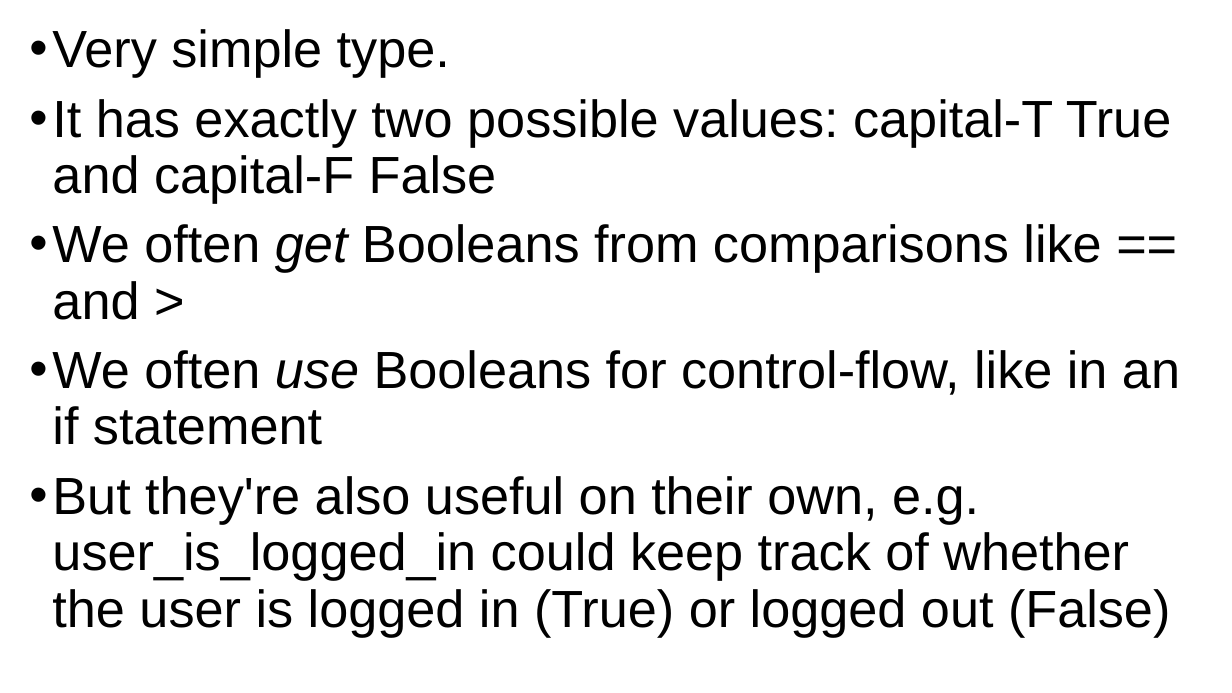
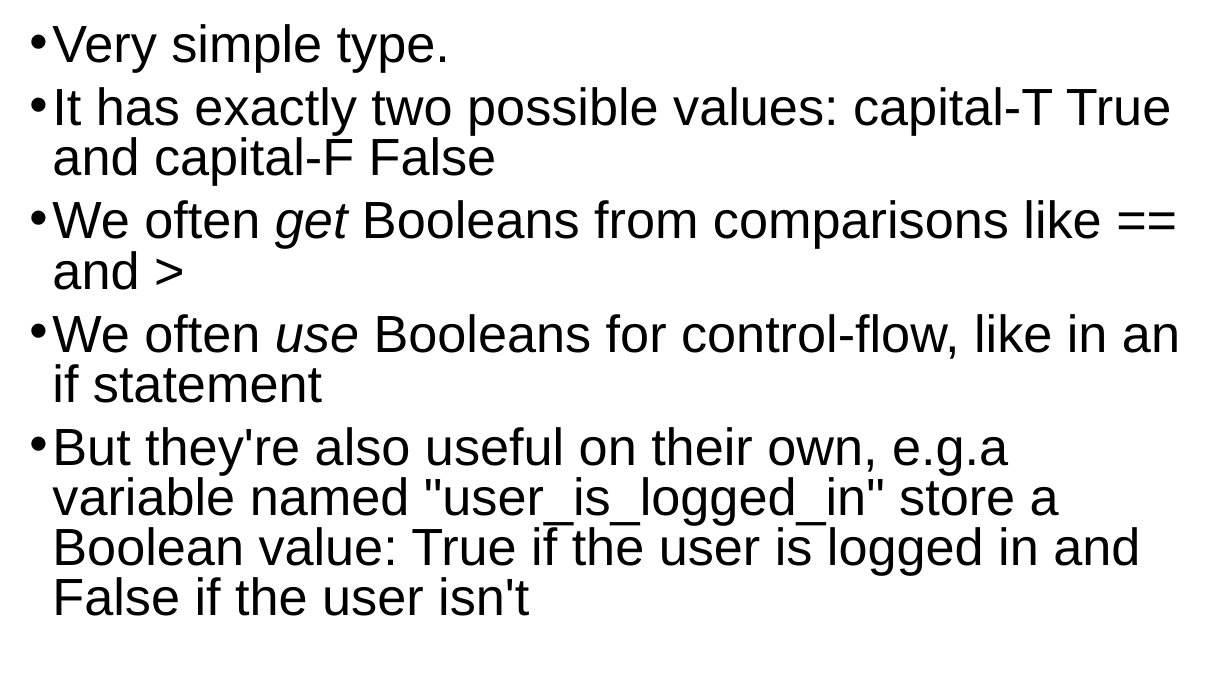
Before and after one commit to grimmelm/ctech404, a slide deck: slide 182 of ctech401/CTECH401_Combined-Slides.pptx (slide 176 before the commit). Drawn at 1232x693 pixels with LibreOffice and Linux fonts; fonts in the diff are those of the drawing. Boxes give left, top, right and bottom in pixels: in the first picture for what was removed or moved away, otherwise in the second. Text is boxed around its words. In the diff, an @@ line names an element or a change of style, - is before the commit and + after.

```diff
--- a/ctech401/CTECH401_Combined-Slides.pptx
+++ b/ctech401/CTECH401_Combined-Slides.pptx
@@ text at <box>52,24,1180,403</box>: line spacing 0.9 to 0.8 @@
@@ text at <box>52,427,1140,616</box>: text changed @@
-• But they're also useful on their own, e.g. user_is_logged_in could keep track of whether the user is logged in (True) or logged out (False)
+• But they're also useful on their own, e.g.a variable named "user_is_logged_in" store a Boolean value: True if the user is logged in and False if the user isn't
```
Also in this commit, not shown: 4 other slides changed, 6 slides added.
